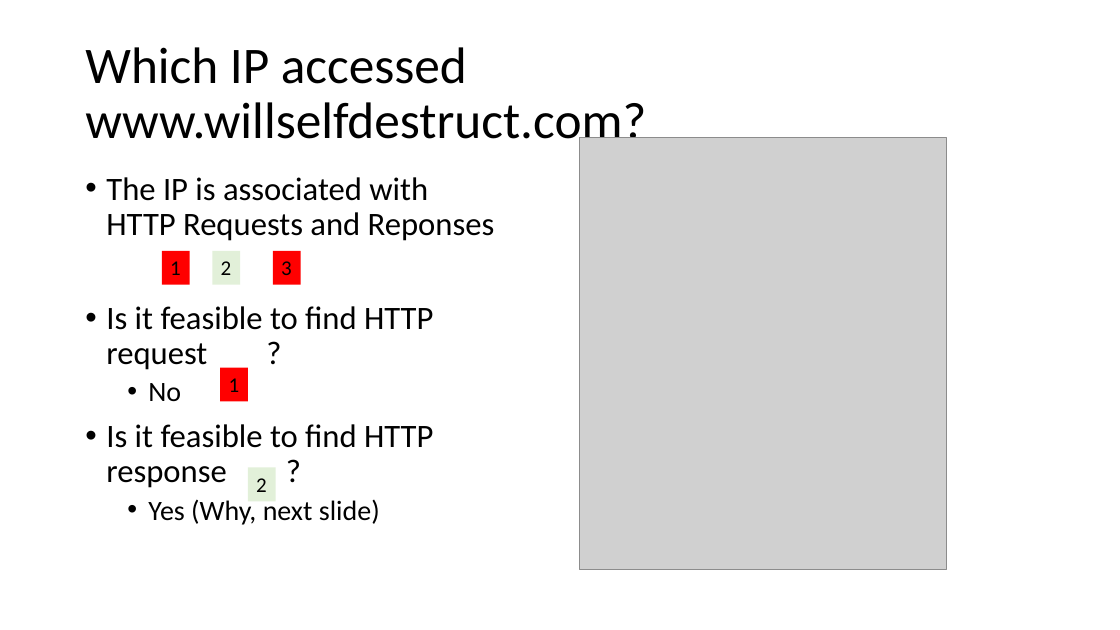
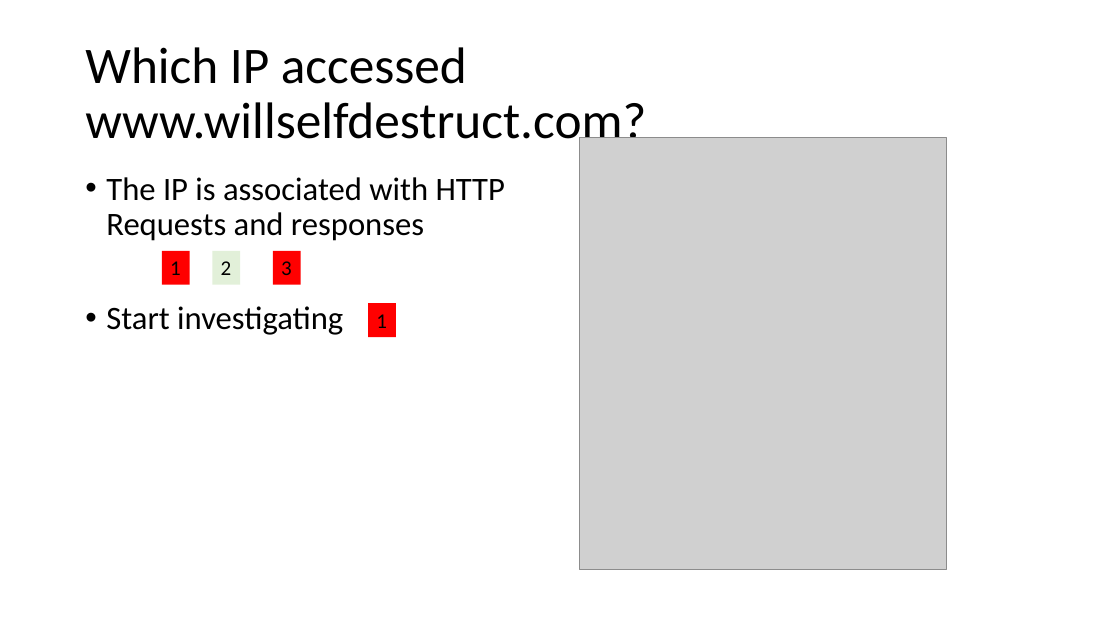
Before and after one commit to frankwxu/digital-forensics-lab, a slide deck: slide 13 of Email_Harassment/2_Investigate_Harassment_Email_TShark.pptx (slide 14 before the commit). Drawn at 1120x630 pixels with LibreOffice and Linux fonts; fonts in the diff are those of the drawing; grey boxes stand for pictures; background and template pictures are left out. Boxes give left, top, right and bottom in pixels: in the first picture for what was removed or moved away, otherwise in the second. Text is boxed around its words. In the diff, an @@ line names an element or a change of style, - is before the commit and + after.

```diff
--- a/Email_Harassment/2_Investigate_Harassment_Email_TShark.pptx
+++ b/Email_Harassment/2_Investigate_Harassment_Email_TShark.pptx
@@ text at (x1=106, y1=177, x2=505, y2=335): text changed @@
-• The IP is associated with HTTP Requests and Reponses
-• Is it feasible to find HTTP request ?
-  • No
-• Is it feasible to find HTTP response ?
-  • Yes (Why, next slide)
+• The IP is associated with HTTP Requests and responses
+• Start investigating
@@ rectangle "1" moved from (x1=220, y1=368, x2=248, y2=402) to (x1=368, y1=303, x2=396, y2=337) @@
@@ rectangle removed at (x1=248, y1=468, x2=276, y2=502) @@
-2
```
Also in this commit, not shown: 10 other slides changed, 6 slides added, 4 slides removed, 4 other files.
